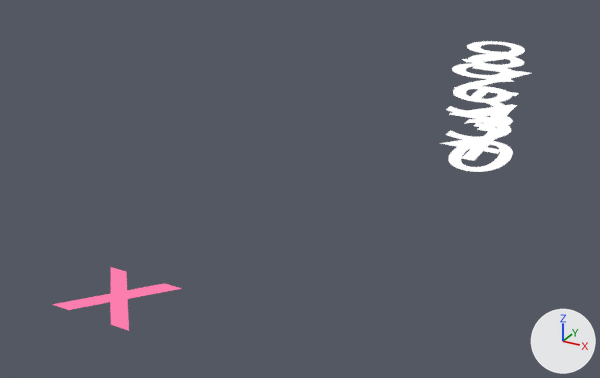
The Blender file numbers/numbers_combo.rendermarker.blend, before and after one commit.
Rendered twice from a 50 mm camera at (1.26, -1.45, 1.77) aimed at (-0.29, 1.38, 0.36). Lighting does not change. The marker at lower right points along +X, +Y and +Z. Text is drawn in Blender's own font.

Names of what the first picture shows: 'Text.078', 'Text.080', 'Text.081', 'Text.083', 'Text.085', 'Text.087', 'Text.089'.
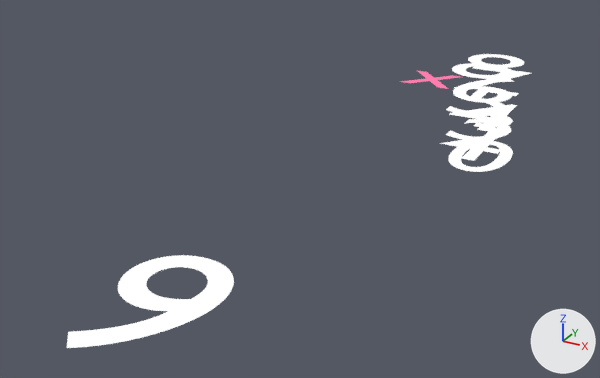
Location of each change, [x1, y1, x2, y2] in pixels of the pictures (600 x 378 px):
'Text.080', moved
    before: [462, 41, 525, 63]
    after: [67, 255, 234, 348]
'Text.078', moved
    before: [52, 267, 182, 331]
    after: [401, 70, 460, 89]

The change, as a diff of the scene's bpy script:
```diff
--- a/numbers/numbers_combo.rendermarker.blend.py
+++ b/numbers/numbers_combo.rendermarker.blend.py
@@ ob_text_078 @@
 ob_text_078 = bpy.data.objects.new('Text.078', txt_text_026)
-ob_text_078.location = (0.0, -0.199, 0.691)
+ob_text_078.location = (0.0, 2.0, 0.691)
 ob_text_078.scale = (0.481, 0.481, 0.481)
@@ ob_text_080 @@
 ob_text_080 = bpy.data.objects.new('Text.080', txt_text_028)
-ob_text_080.location = (0.0, 3.0, 0.611)
+ob_text_080.location = (0.0, 0.0, 0.611)
 ob_text_080.scale = (0.771, 0.771, 0.771)
```
